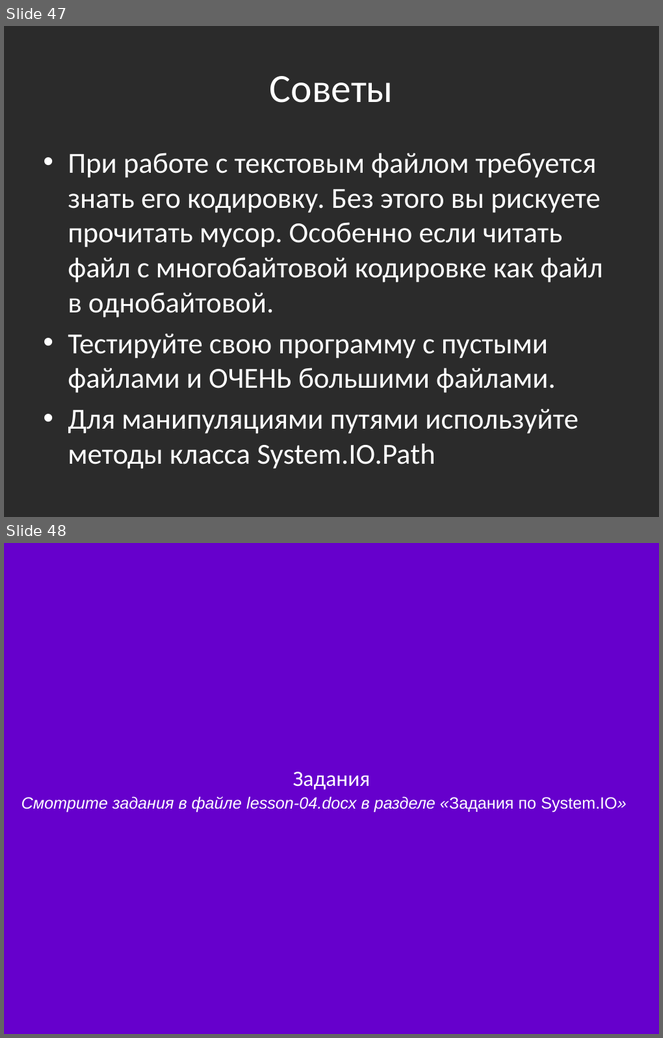
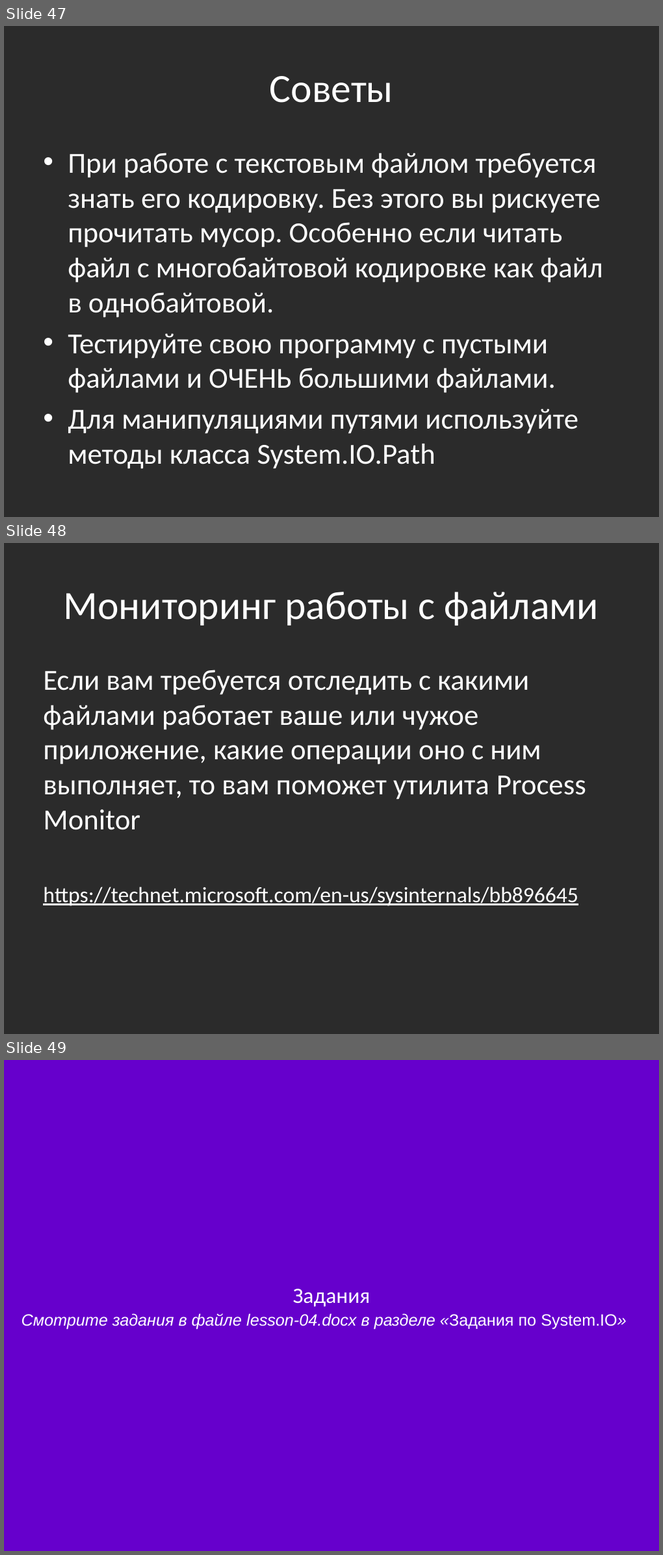
Before and after one commit to bazile/Training, a slide deck: Presentation/lesson-04-io.pptx. Shown one above the other, each under a label of ours: slides 47 and 48 before the commit, slides 47, 48 and 49 after it. The pictures are 663x1038 and 663x1555 pixels, drawn with LibreOffice and Linux fonts; fonts in the diff are those of the drawing; background and template pictures are left out; a plain dark background stands for a picture behind light text. Boxes give left, top, right and bottom in pixels: in the first picture for what was removed or moved away, otherwise in the second. Text is boxed around its words. In the diff, an @@ line names an element or a change of style, - is before the commit and + after.

Commit message:
About Process Monitor

```diff
--- a/Presentation/lesson-04-io.pptx
+++ b/Presentation/lesson-04-io.pptx
@@ slide 48 added at (4,543,659,1034), background picture (left out) @@
@@ title added at (64,592,599,626), 44 pt, text #FFFFFF @@
+Мониторинг работы с файлами
@@ text added at (43,670,586,906), 32 pt, text #FFFFFF @@
+Если вам требуется отследить с какими файлами работает ваше или чужое приложение, какие операции оно с ним выполняет, то вам поможет утилита Process Monitor
+https://technet.microsoft.com/en-us/sysinternals/bb896645
@@ what was slide 48 is now slide 49 @@
```
Also in this commit, not shown: 1 slide changed.
